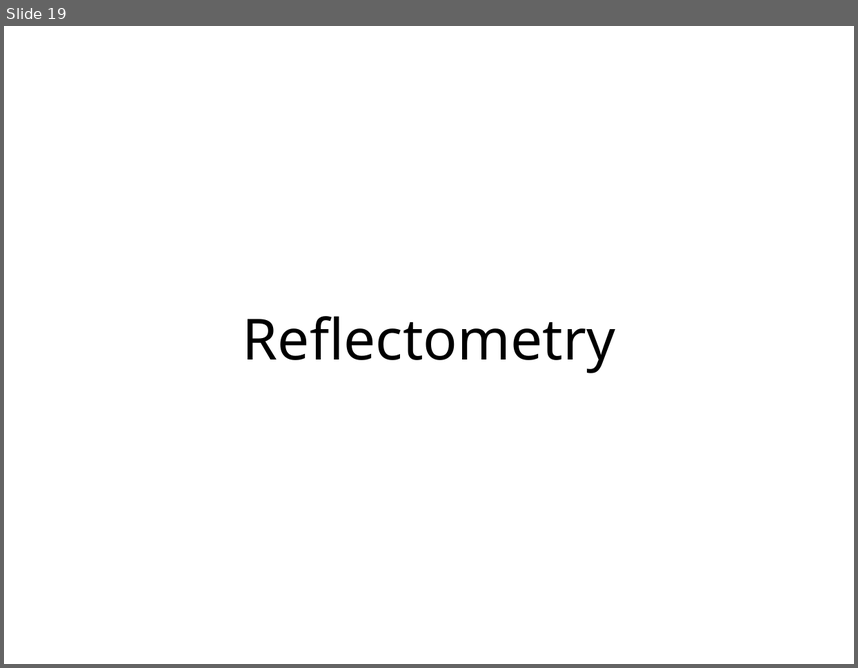
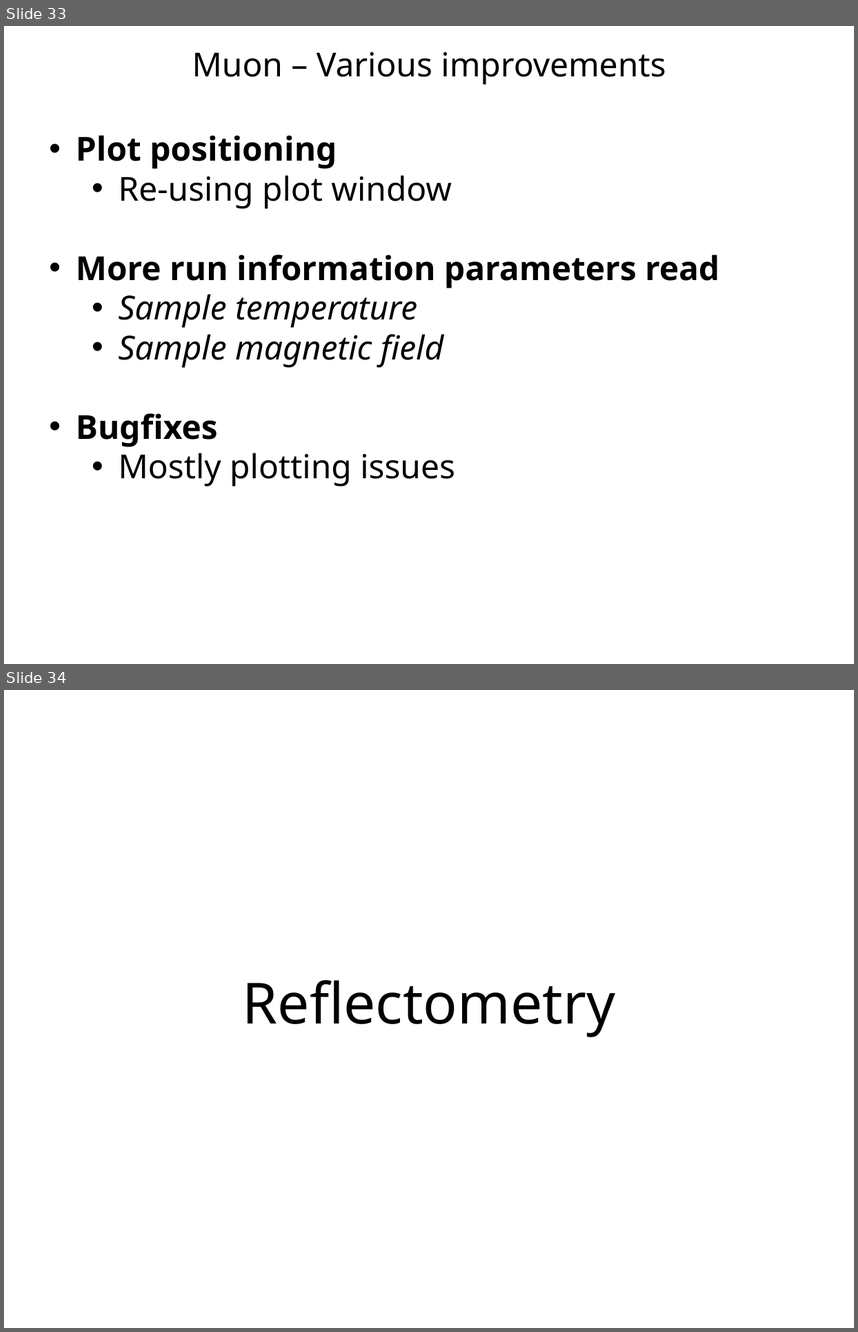
Before and after one commit to mantidproject/documents, a slide deck: Presentations/Release Presentations/3.1/Release 3.1 Presentation.pptx. Shown one above the other, each under a label of ours: slide 19 before the commit, slides 33 and 34 after it. The pictures are 858x668 and 858x1332 pixels, drawn with LibreOffice and Linux fonts; fonts in the diff are those of the drawing; background and template pictures are left out. Boxes give left, top, right and bottom in pixels: in the first picture for what was removed or moved away, otherwise in the second. Text is boxed around its words. In the diff, an @@ line names an element or a change of style, - is before the commit and + after.

```diff
--- a/Presentations/Release Presentations/3.1/Release 3.1 Presentation.pptx
+++ b/Presentations/Release Presentations/3.1/Release 3.1 Presentation.pptx
@@ slide 33 added at [4, 26, 854, 664], background #FFFFFF @@
@@ title added at [192, 52, 666, 85], 28 pt, text #000000 @@
+Muon – Various improvements
@@ text added at [76, 135, 720, 486], 28 pt, text #000000 @@
+• Plot positioning
+  • Re-using plot window
+• More run information parameters read
+  • Sample temperature
+  • Sample magnetic field
+• Bugfixes
+  • Mostly plotting issues
@@ what was slide 19 is now slide 34 @@
```
Also in this commit, not shown: 6 slides changed, 32 other slides added, 8 slides removed, 12 other files.
